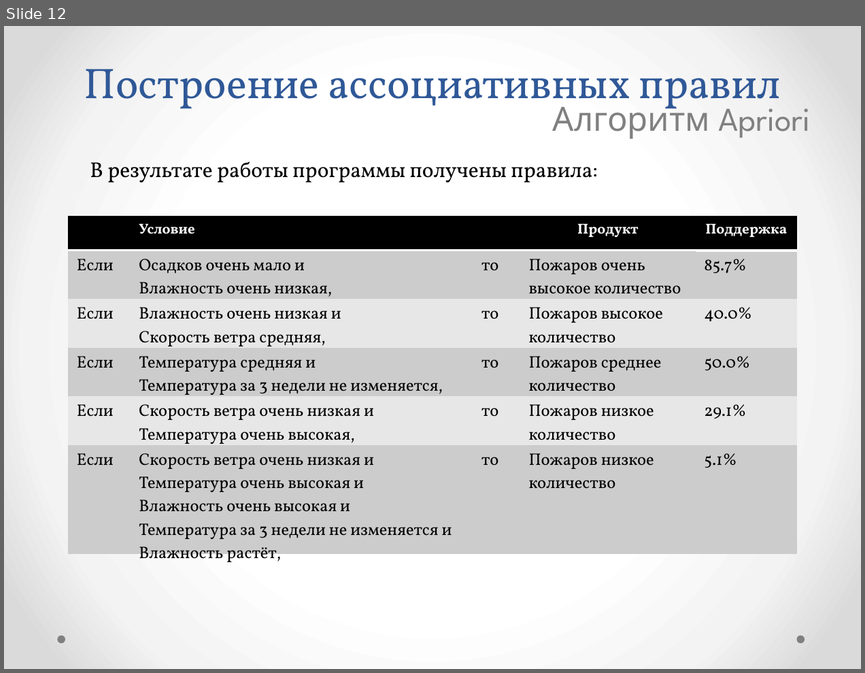
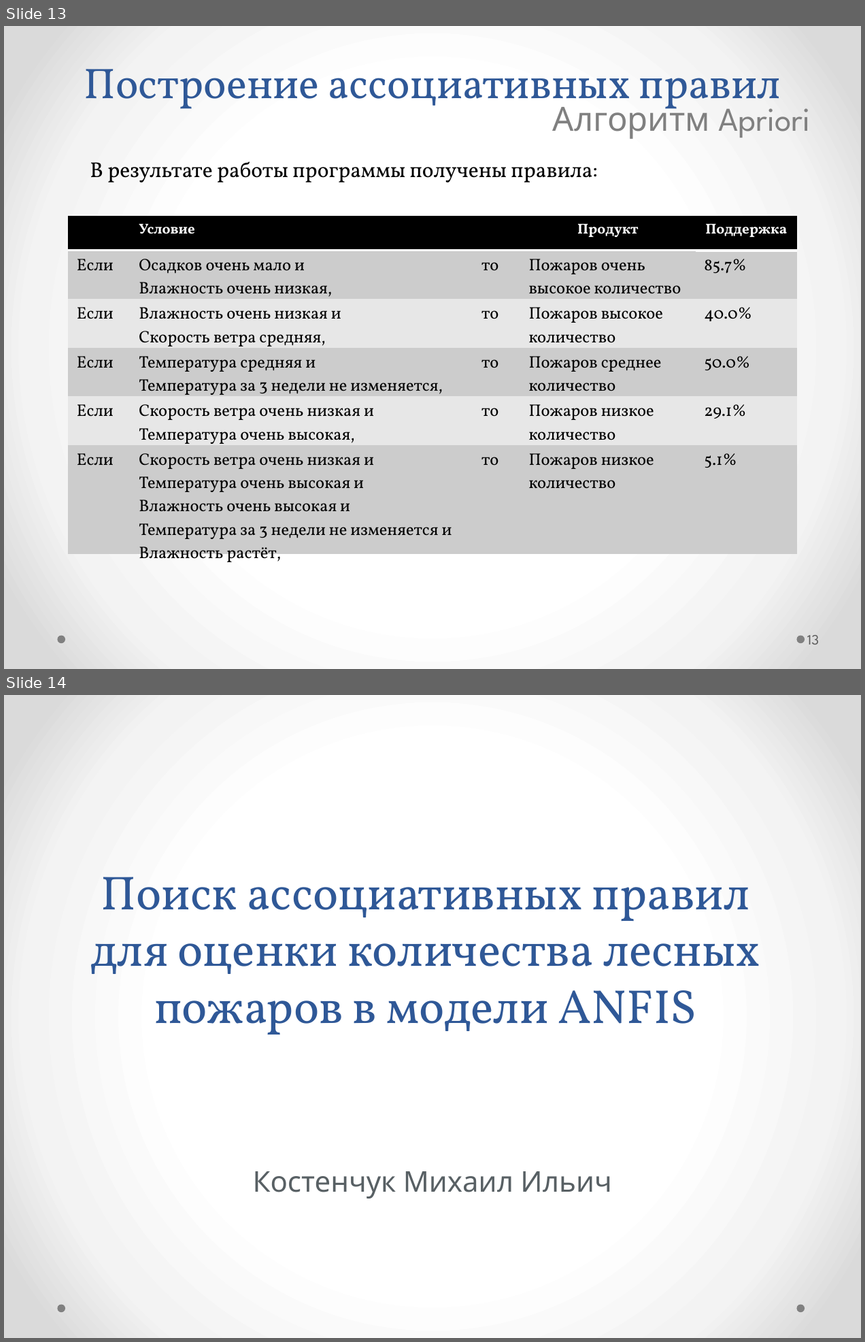
Before and after one commit to kmi9work/Fires, a slide deck: Apriori/my_tex/Поиск ассоциативных правил_Apriori.pptx. Shown one above the other, each under a label of ours: slide 12 before the commit, slides 13 and 14 after it. The pictures are 865x673 and 865x1342 pixels, drawn with LibreOffice and Linux fonts; fonts in the diff are those of the drawing. Boxes give left, top, right and bottom in pixels: in the first picture for what was removed or moved away, otherwise in the second. Text is boxed around its words. In the diff, an @@ line names an element or a change of style, - is before the commit and + after.

```diff
--- a/Apriori/my_tex/Поиск ассоциативных правил_Apriori.pptx
+++ b/Apriori/my_tex/Поиск ассоциативных правил_Apriori.pptx
@@ slide 14 added at [4,695,861,1338], background gradient #FFFFFF to #F4F4F4 to #DADADA; not listed: 2 template elements that a slide beside it also shows @@
@@ title added at [90,877,760,1034], 40 pt, text #2F5897 @@
+Поиск ассоциативных правил для оценки количества лесных пожаров в модели ANFIS
@@ subtitle added at [253,1171,611,1198], 24 pt, text #586064 @@
+Костенчук Михаил Ильич
@@ what was slide 12 is now slide 13 @@
@@ slide 13 changed as well @@
@@ page number added at [807,635,819,644], 12 pt, text #595959 @@
+13
```
Also in this commit, not shown: 10 other slides changed, 2 other slides added, 1 slide removed, 5 other files.
